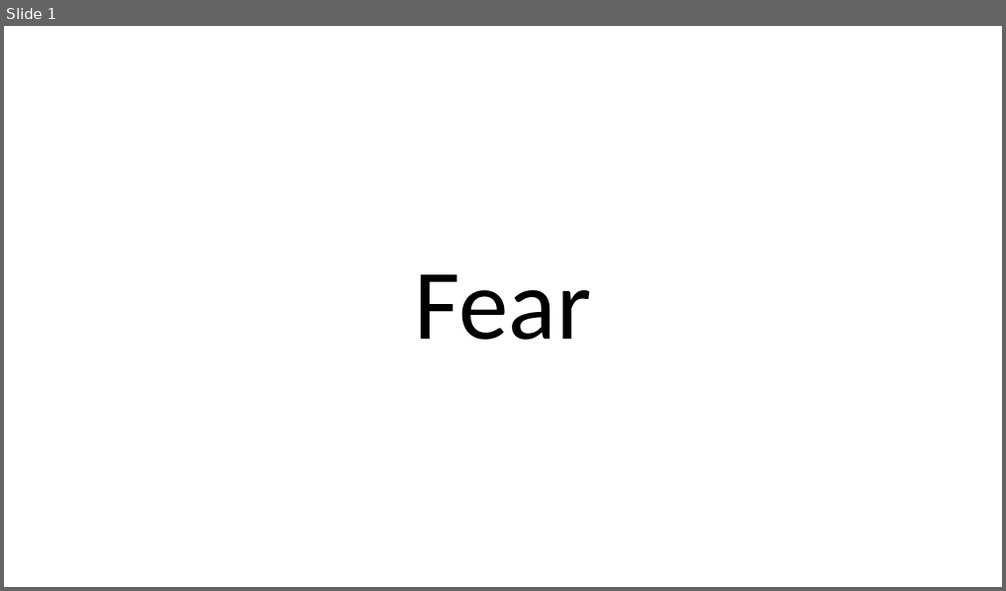
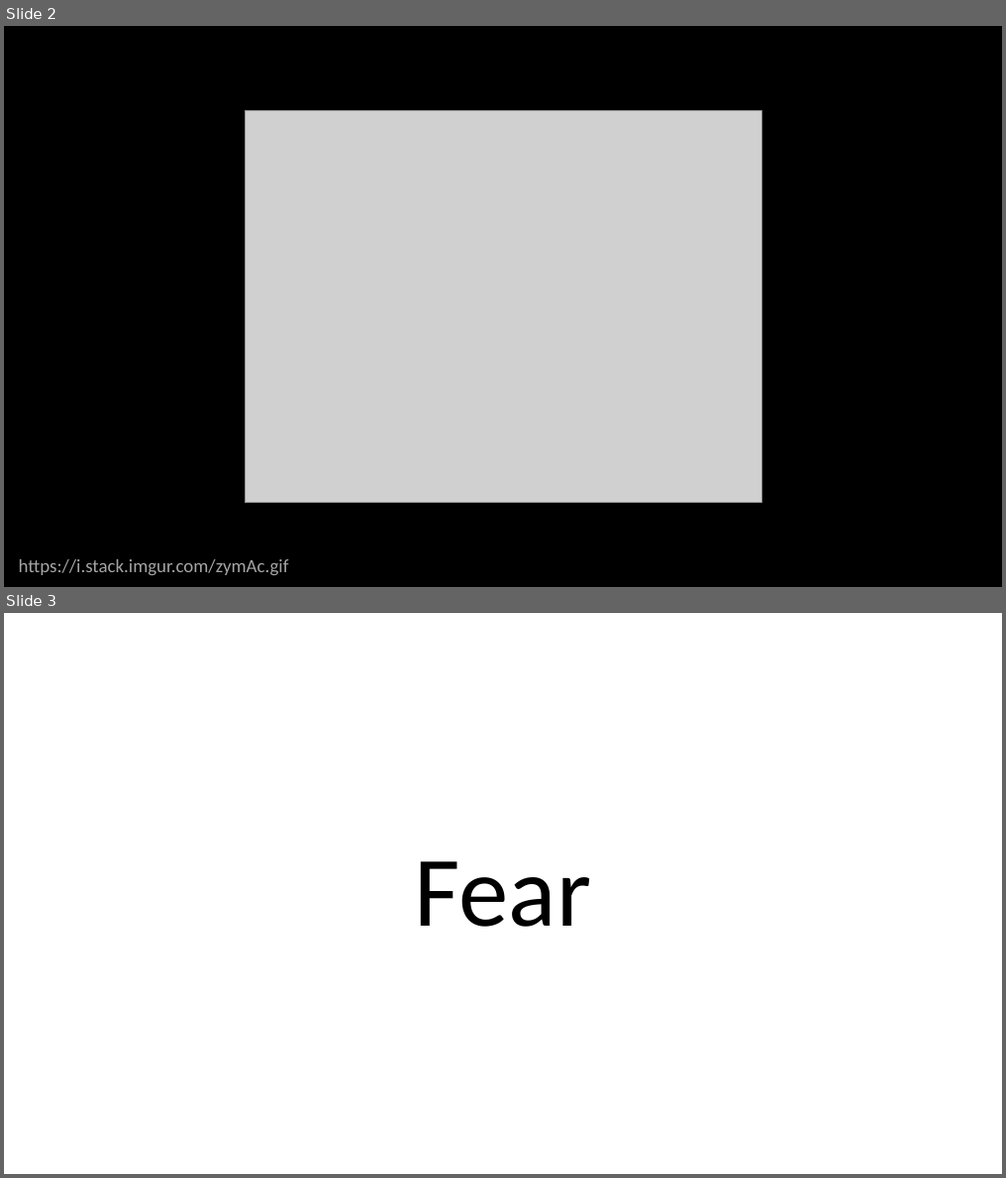
Before and after one commit to mloop/power-lecture, a slide deck: slides.pptx. Shown one above the other, each under a label of ours: slide 1 before the commit, slides 2 and 3 after it. The pictures are 1006x591 and 1006x1178 pixels, drawn with LibreOffice and Linux fonts; fonts in the diff are those of the drawing; grey boxes stand for pictures. Boxes give left, top, right and bottom in pixels: in the first picture for what was removed or moved away, otherwise in the second. Text is boxed around its words. In the diff, an @@ line names an element or a change of style, - is before the commit and + after.

```diff
--- a/slides.pptx
+++ b/slides.pptx
@@ slide 2 added at (4, 26, 1002, 587), background #000000 @@
@@ picture added at (245, 110, 761, 503) @@
@@ text added at (19, 560, 289, 575), 18 pt, text #A5A5A5 @@
+https://i.stack.imgur.com/zymAc.gif
@@ what was slide 1 is now slide 3 @@
```
Also in this commit, not shown: 1 slide changed, 2 other slides added, 3 other files.
